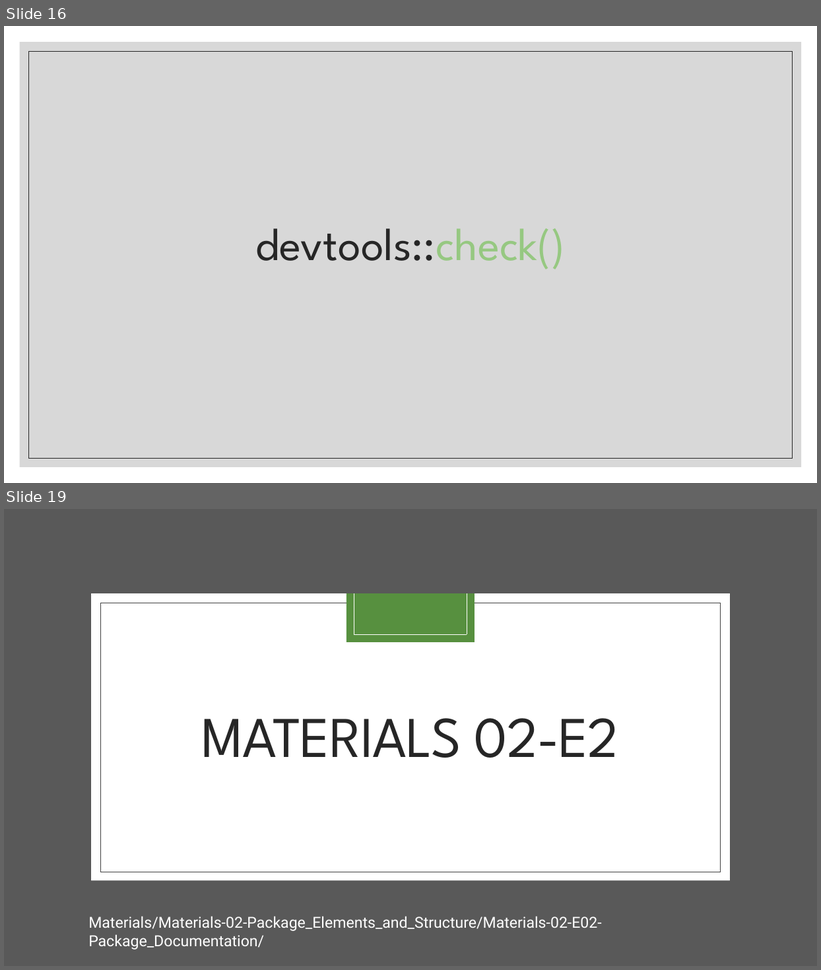
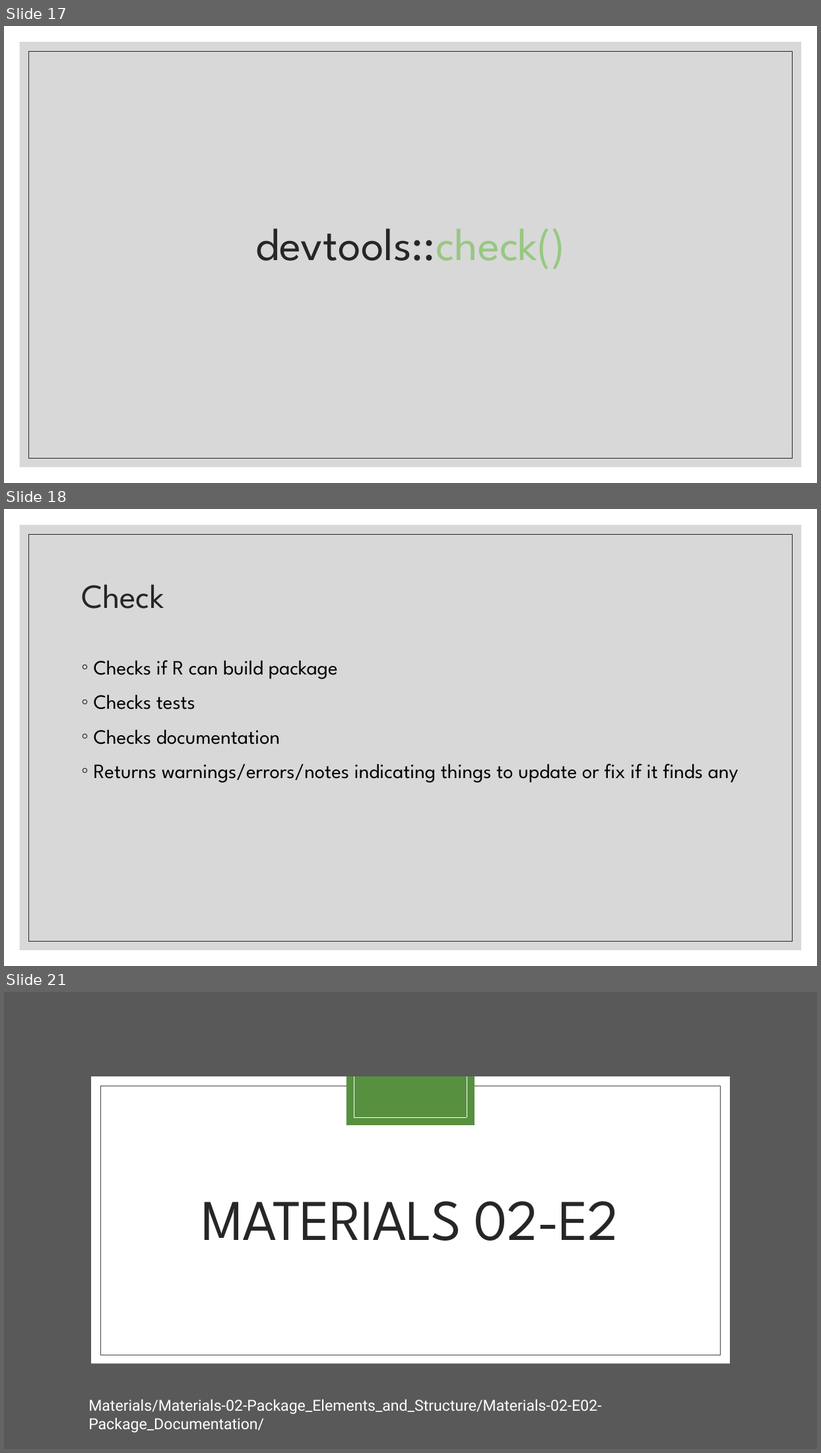
Before and after one commit to FredHutch/R_Package_Validation_Tutorial, a slide deck: Slides/Slides-02-Package_Elements_and_Structure/Slides-02-02-Package Documentation/Slides-02-02-Package_Documentation.pptx. Shown one above the other, each under a label of ours: slides 16 and 19 before the commit, slides 17, 18 and 21 after it; the slides between them are not shown. The pictures are 821x970 and 821x1453 pixels, drawn with LibreOffice and Linux fonts; fonts in the diff are those of the drawing. Boxes give left, top, right and bottom in pixels: in the first picture for what was removed or moved away, otherwise in the second. Text is boxed around its words. In the diff, an @@ line names an element or a change of style, - is before the commit and + after.

Commit message:
complete draft of S-02-02-Package Documentation

```diff
--- a/Slides/Slides-02-Package_Elements_and_Structure/Slides-02-02-Package Documentation/Slides-02-02-Package_Documentation.pptx
+++ b/Slides/Slides-02-Package_Elements_and_Structure/Slides-02-02-Package Documentation/Slides-02-02-Package_Documentation.pptx
@@ slide 18 added at (4, 509, 817, 966), background #FFFFFF; not listed: 2 template elements that a slide beside it also shows @@
@@ title added at (81, 584, 164, 609), 40 pt, text #262626 @@
+Check
@@ text added at (94, 660, 739, 783), 24 pt, text #000000 @@
+◦ Checks if R can build package
+◦ Checks tests
+◦ Checks documentation
+◦ Returns warnings/errors/notes indicating things to update or fix if it finds any
@@ what was slide 16 is now slide 17 @@
@@ what was slide 19 is now slide 21 @@
```
Also in this commit, not shown: 3 slides changed, 7 other slides added, 6 slides removed, 1 other file.
